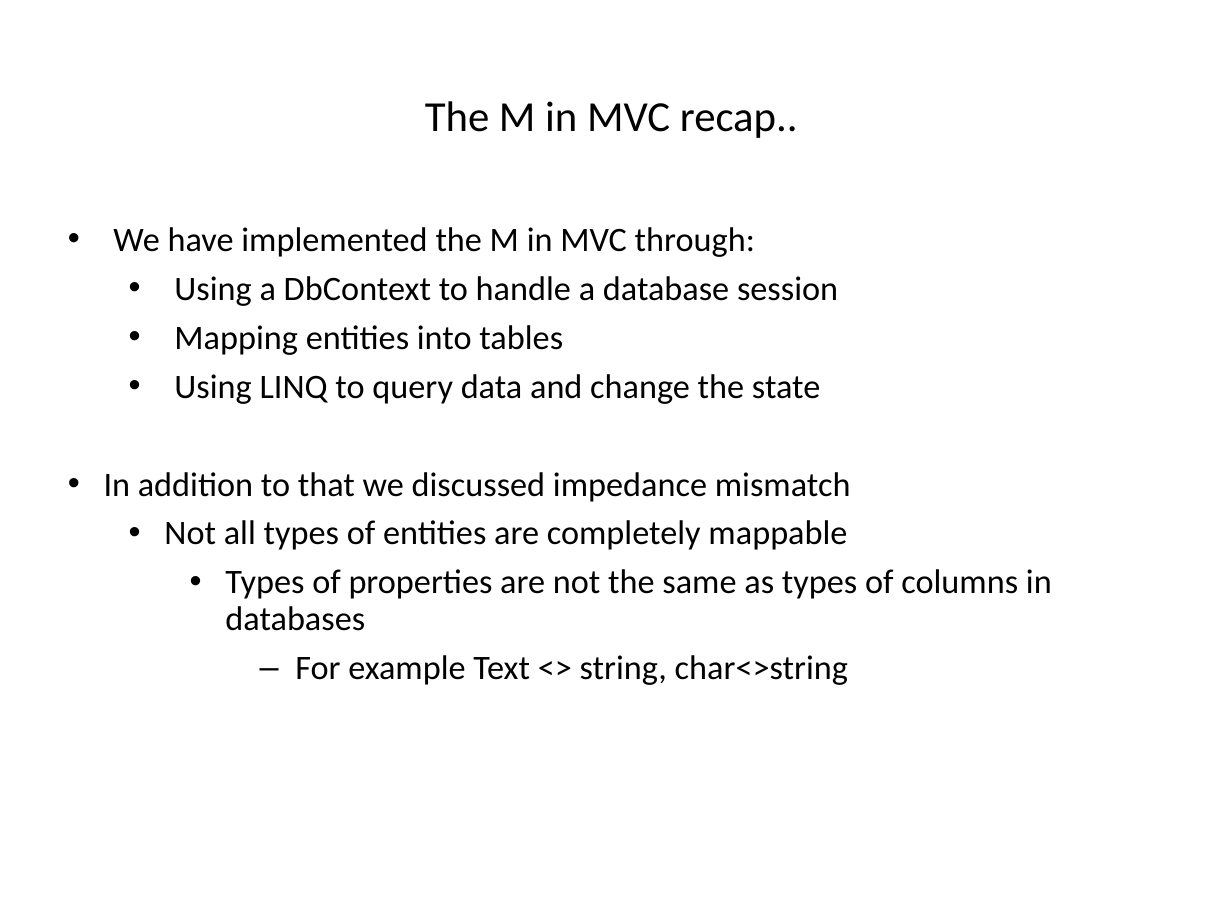
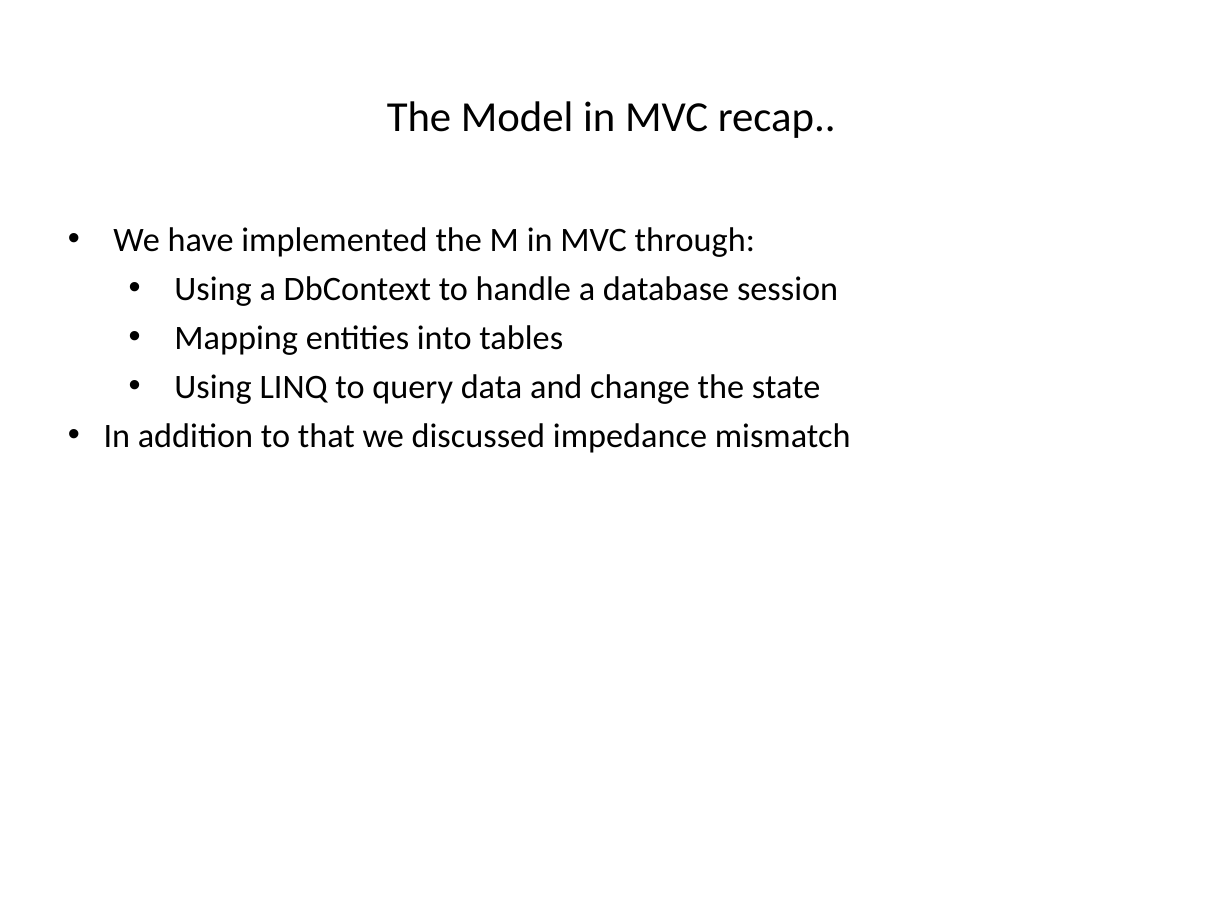
Before and after one commit to hogeschool/Development-5, a slide deck: slide 5 of Lectures/Lecture3/lesson3.pptx. Drawn at 1232x924 pixels with LibreOffice and Linux fonts; fonts in the diff are those of the drawing. Boxes give left, top, right and bottom in pixels: in the first picture for what was removed or moved away, otherwise in the second. Text is boxed around its words. In the diff, an @@ line names an element or a change of style, - is before the commit and + after.

```diff
--- a/Lectures/Lecture3/lesson3.pptx
+++ b/Lectures/Lecture3/lesson3.pptx
@@ title at (x1=387, y1=101, x2=836, y2=138): text changed @@
-The M in MVC recap..
+The Model in MVC recap..
@@ text at (x1=164, y1=520, x2=1052, y2=685): paragraphs removed @@
-  • Not all types of entities are completely mappable
-    • Types of properties are not the same as types of columns in databases
-      – For example Text <> string, char<>string
```
Also in this commit, not shown: 8 other slides changed, 8 slides added, 2 other files.
